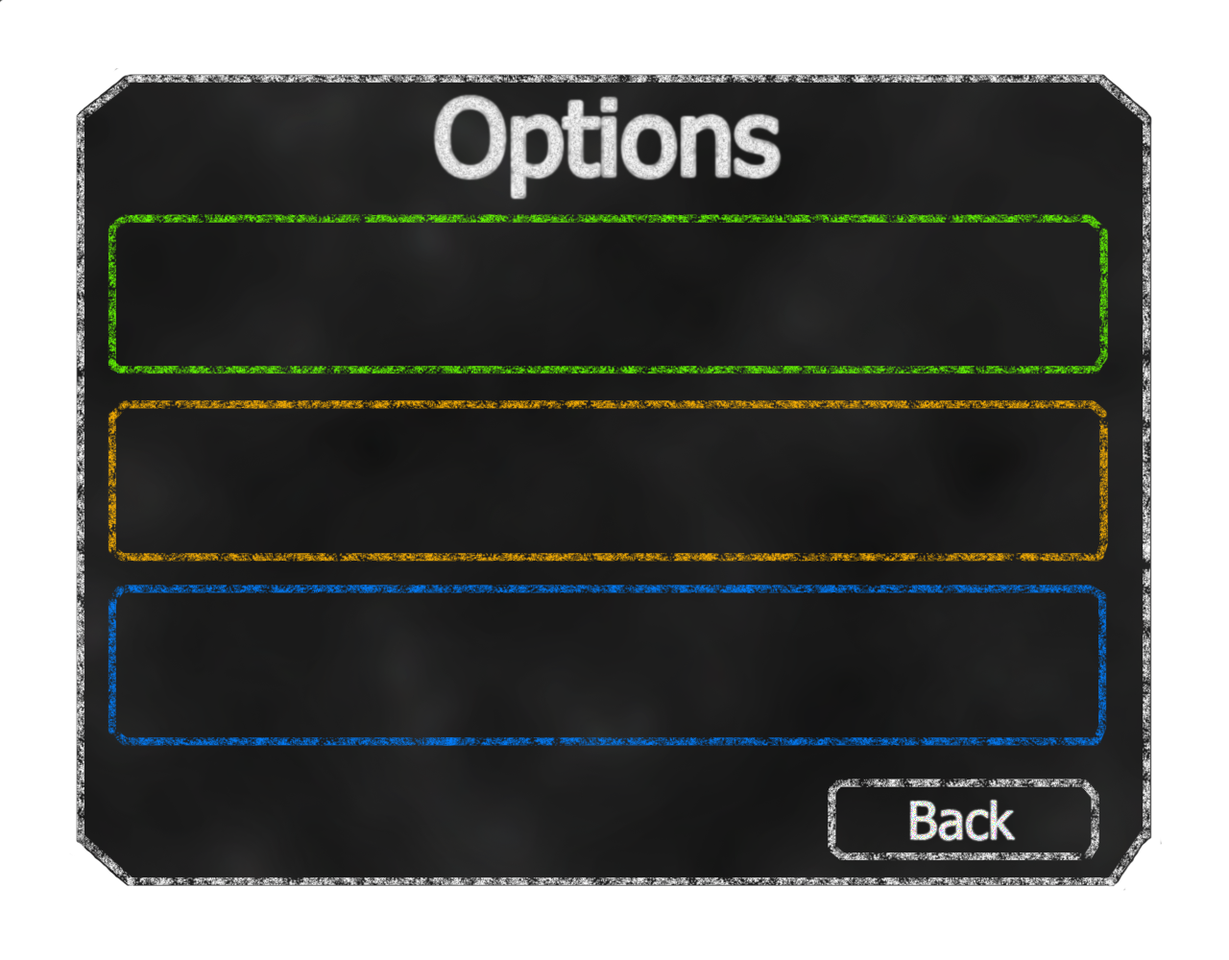
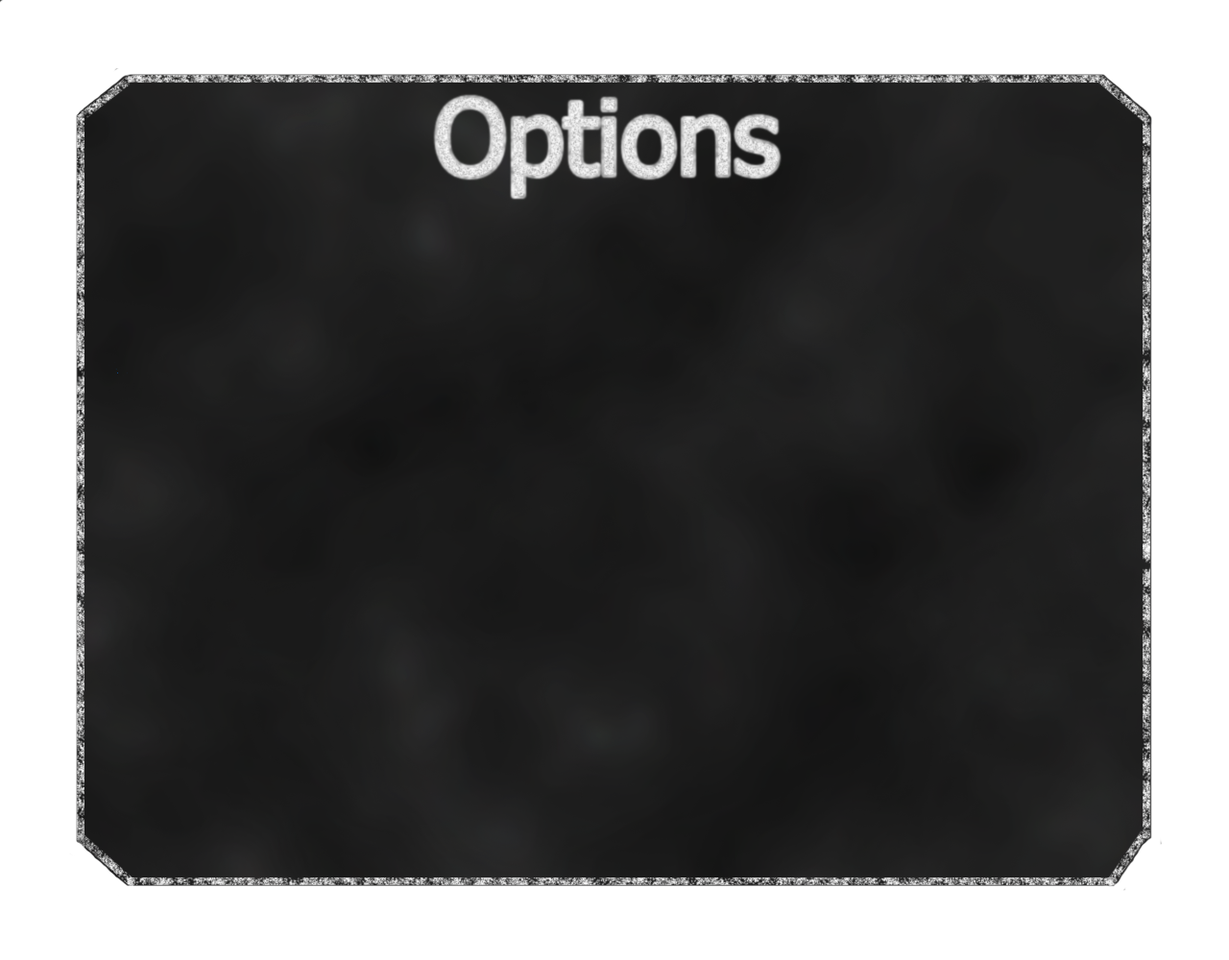
Revision of a layered 1229×960 image; what changed, layer by layer:
hid "Back's Outer Stroke" over [827,778,1100,862]
hid "Layer 4" over [107,214,1108,375]
hid "Layer 3", painted on it over [107,400,1108,562]
hid "Layer 2" over [107,584,1107,746]
added layer "Layer 5" above "Options's Outer Stroke" over [107,214,1108,862]
hid "Layer 0" over [107,214,1108,862]
